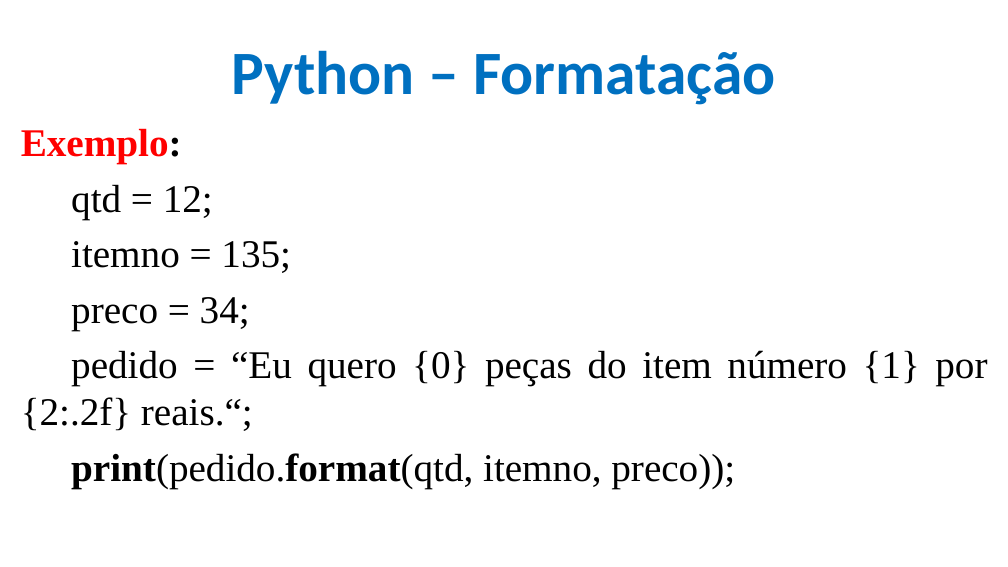
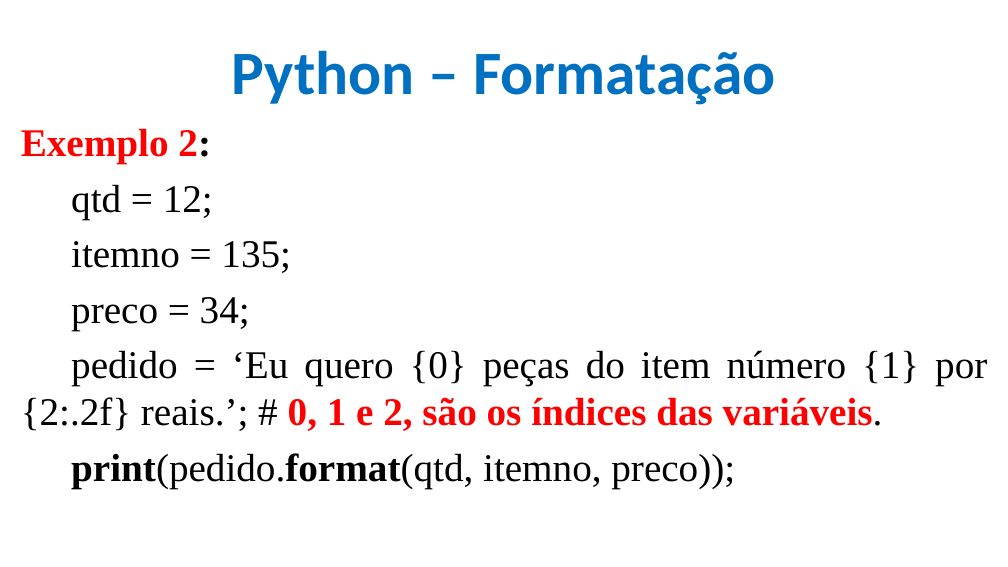
Before and after one commit to CloudEducationBrazil/WydenPythonParadigmas, a slide deck: slide 16 of 01 Classes/Aula 03 Programação Python - input output de Dados Formatação e Estrutura de Sequencial.pptx. Drawn at 1008x567 pixels with LibreOffice and Linux fonts; fonts in the diff are those of the drawing; background and template pictures are left out. Boxes give left, top, right and bottom in pixels: in the first picture for what was removed or moved away, otherwise in the second. Text is boxed around its words. In the diff, an @@ line names an element or a change of style, - is before the commit and + after.

Commit message:
PPTs Aulas 2 a 8 Python 24/08/2022

```diff
--- a/01 Classes/Aula 03 Programação Python - input output de Dados Formatação e Estrutura de Sequencial.pptx
+++ b/01 Classes/Aula 03 Programação Python - input output de Dados Formatação e Estrutura de Sequencial.pptx
@@ text at box(21, 128, 211, 164): text changed @@
-Exemplo:
+Exemplo 2:
@@ text at box(21, 350, 987, 431): text changed @@
-pedido = “Eu quero {0} peças do item número {1} por {2:.2f} reais.“;
+pedido = ‘Eu quero {0} peças do item número {1} por {2:.2f} reais.’; # 0, 1 e 2, são os índices das variáveis.
```
Also in this commit, not shown: 4 other slides changed, 5 other files.
